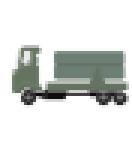
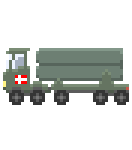
Revision of a layered 132×150 image; what changed, layer by layer:
renamed "layer #1" to "layer #5", opacity 43% → 100%, painted on it over <box>3,48,129,105</box>
renamed "layer #3" to "layer #6", painted on it over <box>36,48,123,84</box>
removed layer "layer #4" over <box>18,87,129,108</box>
removed layer "layer #2" over <box>51,48,126,81</box>
removed layer "layer" over <box>9,45,129,96</box>
